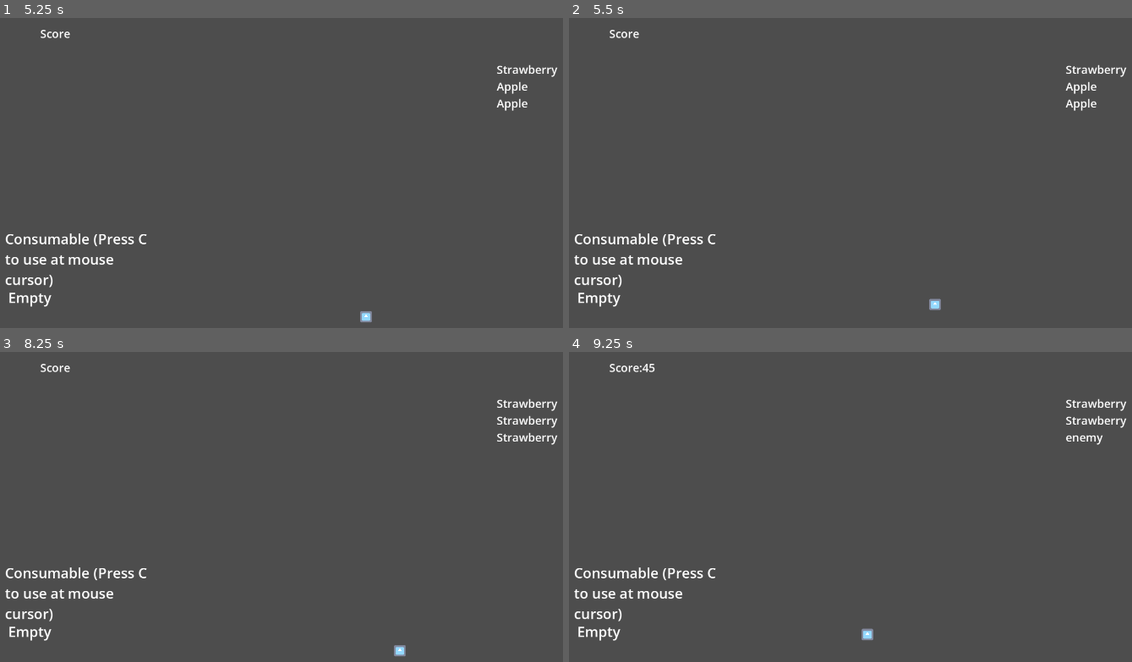
Above: before the commit, frames 1-4 (two rows, left to right).
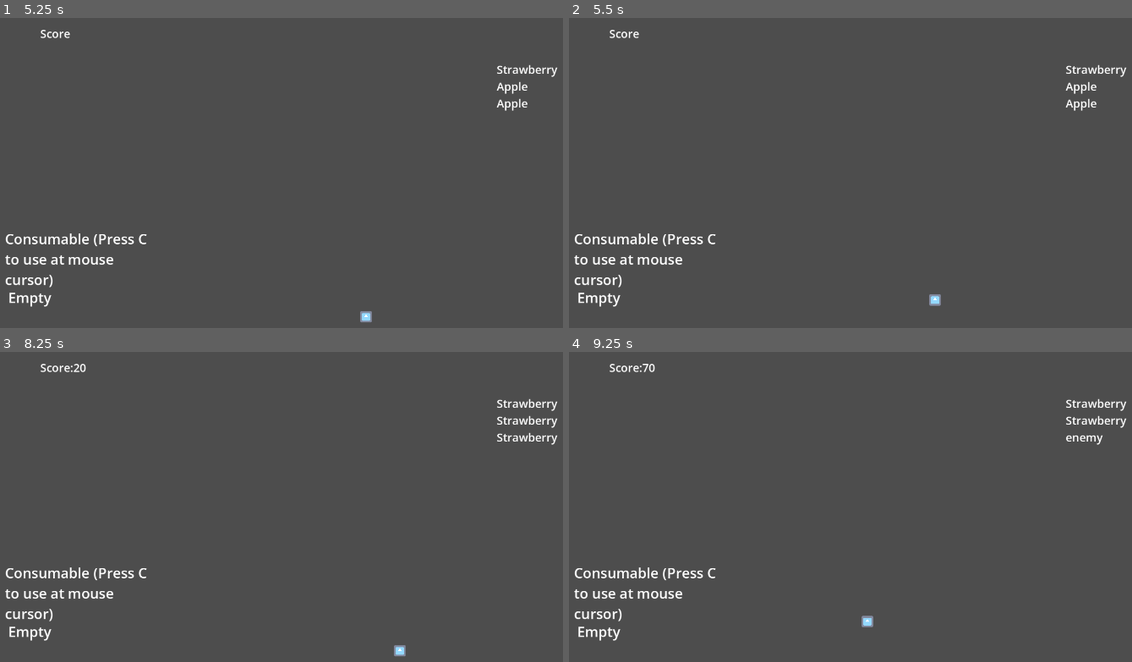
Above: after the commit, the same moments.

Repository: zunda-arrow/suika-game-2
Game: Godot game, scene res://game/Game.tscn
The game is run twice, just before and just after one commit, with the same random seed, the same clock (stepped at 60 frames per second) and the same inputs. The project has no main scene, so this scene is started directly. The engine's default icon, where the game draws it, is replaced by a stand-in: a white triangle on a blue panel in a dark square.
Inputs (mouse positions are in pixels of both pictures, inside the frame that each line leads up to):
- Up to frame 1 (5.25 s): tap C every 0.75 s from 0.5 to 4.25 s; move the mouse to (478, 169) at 0.52 s; press the mouse at (478, 169) at 0.53 s; move the mouse to (197, 207) at 1.27 s; release the mouse at (197, 207) at 1.28 s; click (197, 207) at 1.35 s; move the mouse to (399, 104) at 2.02 s; press the mouse at (399, 104) at 2.03 s; move the mouse to (298, 266) at 2.77 s; release the mouse at (298, 266) at 2.78 s; click (298, 266) at 2.85 s; move the mouse to (534, 244) at 3.52 s; press the mouse at (534, 244) at 3.53 s; move the mouse to (129, 132) at 4.27 s; release the mouse at (129, 132) at 4.28 s; click (129, 132) at 4.35 s; move the mouse to (365, 188) at 5.02 s; press the mouse at (365, 188) at 5.03 s
- Up to frame 2 (5.5 s): no input
- Up to frame 3 (8.25 s): move the mouse to (230, 426) at 5.77 s; release the mouse at (230, 426) at 5.78 s; click (230, 426) at 5.85 s; move the mouse to (478, 503) at 6.52 s; press the mouse at (478, 503) at 6.53 s; move the mouse to (197, 541) at 7.27 s; release the mouse at (197, 541) at 7.28 s; click (197, 541) at 7.35 s; move the mouse to (399, 438) at 8.02 s; press the mouse at (399, 438) at 8.03 s
- Up to frame 4 (9.25 s): move the mouse to (867, 600) at 8.77 s; release the mouse at (867, 600) at 8.78 s; click (867, 600) at 8.85 s

Frame 1 is identical in both runs. In frame 2, less than 0.1% of the frame differs, in the area x 63-67%, y 89-95%; in frame 3, less than 0.1%; in frame 4, 0.2%, in the area x 13-55%, y 3-93%.

Commit message:
5% bounce

Diff:
--- a/Balls/EnemyBall.tscn
+++ b/Balls/EnemyBall.tscn
@@ -1,12 +1,13 @@
 [gd_scene format=3 uid="uid://c1qfjem0ho11w"]
 
+[ext_resource type="PhysicsMaterial" uid="uid://c7liedjeex7l6" path="res://Balls/ball_physics.tres" id="1_mmmst"]
 [ext_resource type="Script" uid="uid://dioaqsc5mq2tt" path="res://Balls/enemy_ball.gd" id="1_xaxo0"]
-[ext_resource type="Texture2D" uid="uid://c2utviyfajjtv" path="res://assets/rect15.svg" id="2_2hpiv"]
 
 [sub_resource type="CircleShape2D" id="CircleShape2D_mkn7c"]
 radius = 20.0
 
 [node name="RigidBody2D" type="RigidBody2D" unique_id=56700393]
+physics_material_override = ExtResource("1_mmmst")
 contact_monitor = true
 max_contacts_reported = 10
 script = ExtResource("1_xaxo0")
@@ -17,6 +18,5 @@
 debug_color = Color(0.7144038, 0, 0.23299885, 0.41960785)
 
 [node name="Sprite2D" type="Sprite2D" parent="." unique_id=1150490498]
-texture = ExtResource("2_2hpiv")
 
 [connection signal="body_entered" from="." to="." method="_on_body_entered"]
--- a/Balls/PlayerBall.tscn
+++ b/Balls/PlayerBall.tscn
@@ -1,11 +1,13 @@
 [gd_scene format=3 uid="uid://dbrvnxu0yfyh6"]
 
+[ext_resource type="PhysicsMaterial" uid="uid://c7liedjeex7l6" path="res://Balls/ball_physics.tres" id="1_qwpsd"]
 [ext_resource type="Script" uid="uid://dm21xk1v7cw60" path="res://Balls/player_ball.gd" id="1_tu6pa"]
 
 [sub_resource type="CircleShape2D" id="CircleShape2D_mkn7c"]
 radius = 20.0
 
 [node name="RigidBody2D" type="RigidBody2D" unique_id=56700393]
+physics_material_override = ExtResource("1_qwpsd")
 contact_monitor = true
 max_contacts_reported = 10
 script = ExtResource("1_tu6pa")
--- /dev/null
+++ b/Balls/ball_physics.tres
@@ -0,0 +1,4 @@
+[gd_resource type="PhysicsMaterial" format=3 uid="uid://c7liedjeex7l6"]
+
+[resource]
+bounce = 0.05
--- a/Balls/enemy_ball.gd
+++ b/Balls/enemy_ball.gd
@@ -9,8 +9,6 @@
 	add_to_group("enemy-ball")
 
 	size = randi_range(3, 4)
-	%Collision.shape.radius = get_radius()
 
 func damage(n):
 	size -= n
-	%Collision.shape.radius = get_radius()
--- a/Balls/player_ball.gd
+++ b/Balls/player_ball.gd
@@ -7,7 +7,6 @@
 func _ready() -> void:
 	super._ready()
 	add_to_group("player-balls")
-	%Collision.shape = %Collision.shape.duplicate()
 
 
 func _physics_process(delta: float) -> void:
@@ -24,8 +23,13 @@
 		return
 
 	var new_pos = (position + body.position) / 2
+	var new_velocity = (linear_velocity + body.linear_velocity) / 2
+	var new_ang_vel = (angular_velocity + body.angular_velocity) / 2
 
 	position = new_pos
+	linear_velocity = new_velocity
+	angular_velocity = new_ang_vel
+
 	size += 1
 
 	body.queue_free()
